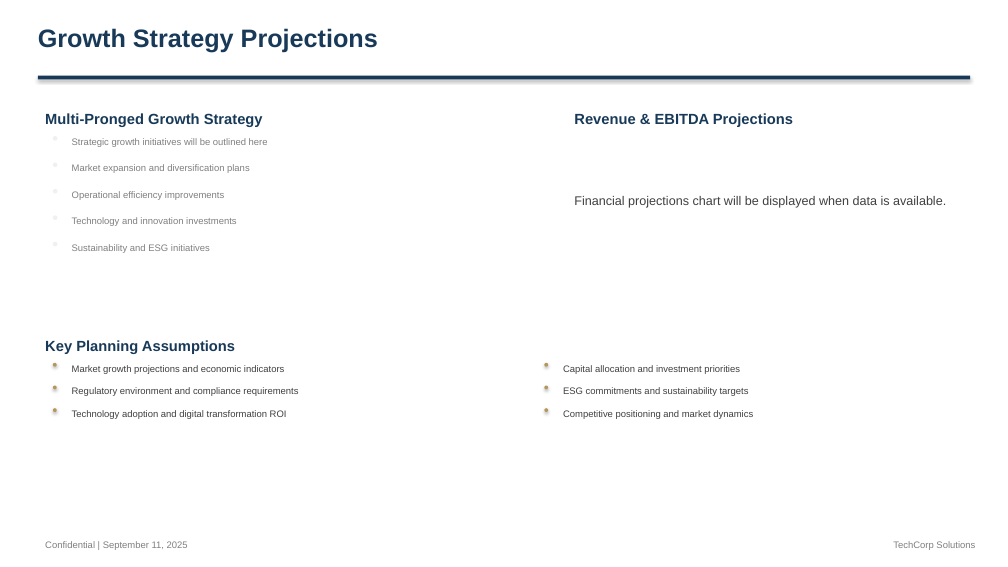
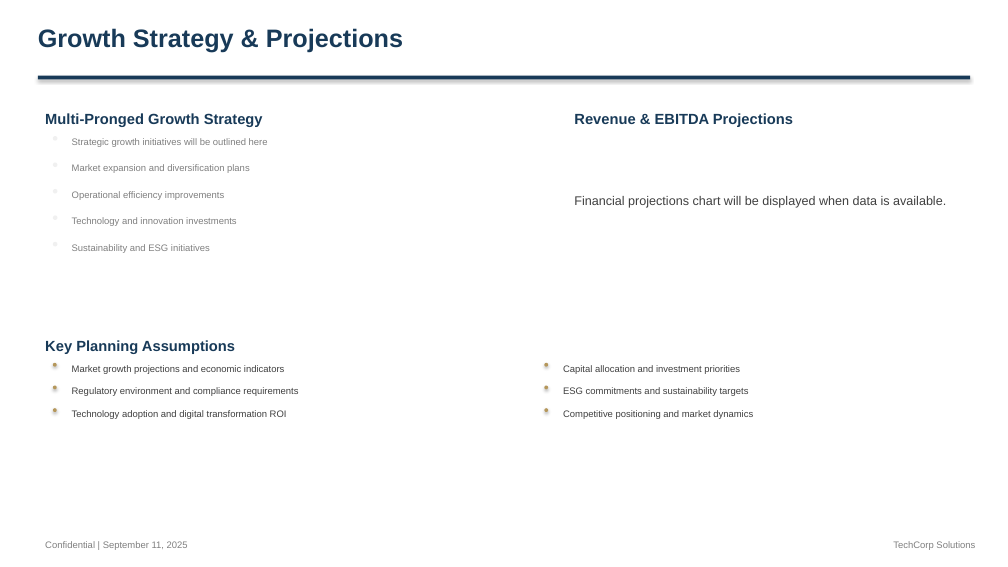
Before and after one commit to alinvb/slide_generator, a slide deck: slide 6 of output_presentation.pptx (slide 5 before the commit). Drawn at 1008x567 pixels with LibreOffice and Linux fonts; fonts in the diff are those of the drawing. Boxes give left, top, right and bottom in pixels: in the first picture for what was removed or moved away, otherwise in the second. Text is boxed around its words. In the diff, an @@ line names an element or a change of style, - is before the commit and + after.

```diff
--- a/output_presentation.pptx
+++ b/output_presentation.pptx
@@ text at box(38, 28, 403, 53): text changed @@
-Growth Strategy Projections
+Growth Strategy & Projections
```
Also in this commit, not shown: 6 other slides changed, 4 slides added, 3 slides removed, 1 other file.
